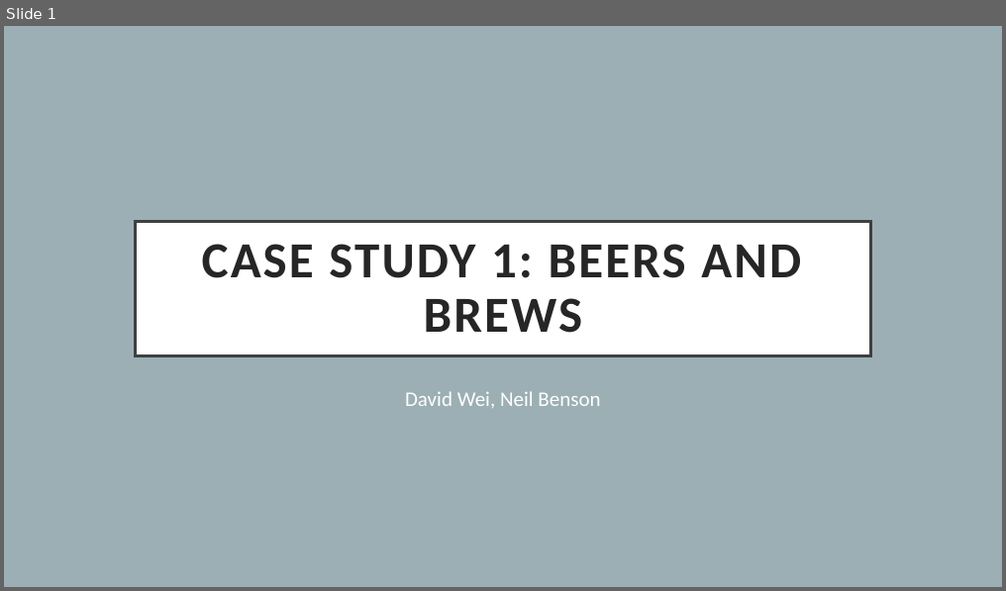
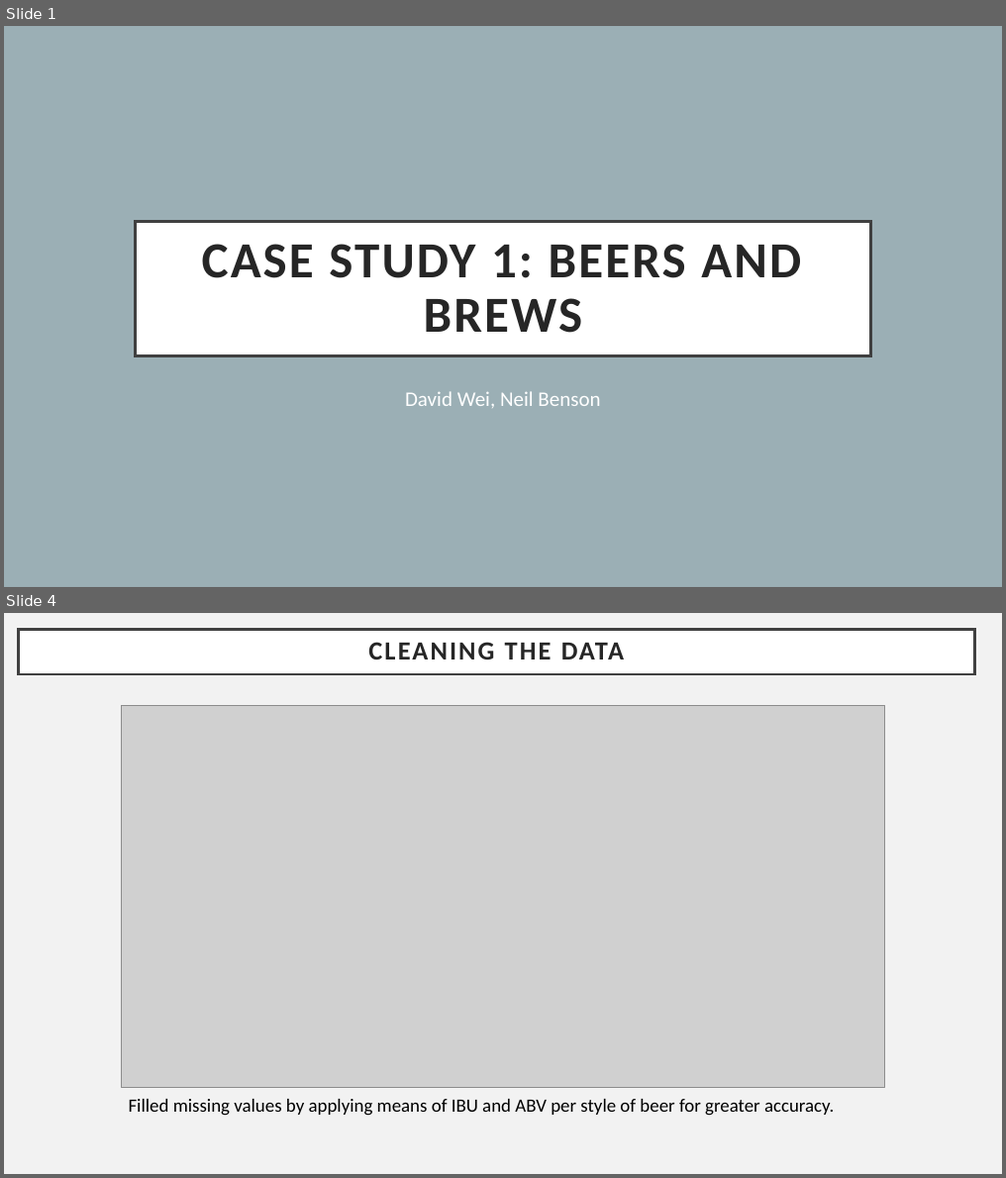
Before and after one commit to bensonnd/DS6306_David_Neil_Project_1, a slide deck: Analysis Presentations/Case Study 1 - David Wei, Neil Benson.pptx. Shown one above the other, each under a label of ours: slide 1 before the commit, slides 1 and 4 after it; the slides between them are not shown. The pictures are 1006x591 and 1006x1178 pixels, drawn with LibreOffice and Linux fonts; fonts in the diff are those of the drawing; grey boxes stand for pictures. Boxes give left, top, right and bottom in pixels: in the first picture for what was removed or moved away, otherwise in the second. Text is boxed around its words. In the diff, an @@ line names an element or a change of style, - is before the commit and + after.

```diff
--- a/Analysis Presentations/Case Study 1 - David Wei, Neil Benson.pptx
+++ b/Analysis Presentations/Case Study 1 - David Wei, Neil Benson.pptx
@@ slide 4 added at <box>4,613,1002,1174</box>, background #F2F2F2 @@
@@ title added at <box>18,630,975,674</box>, fill #FFFFFF, outline #404040 2.5 pt, 25.2 pt, text #262626, bold @@
+CLEANING THE DATA
@@ picture added at <box>121,705,885,1087</box> @@
@@ text added at <box>129,1099,834,1116</box>, 18 pt, text #000000 @@
+Filled missing values by applying means of IBU and ABV per style of beer for greater accuracy.
```
Also in this commit, not shown: 6 slides changed, 3 other slides added, 2 slides removed, 2 other files.
